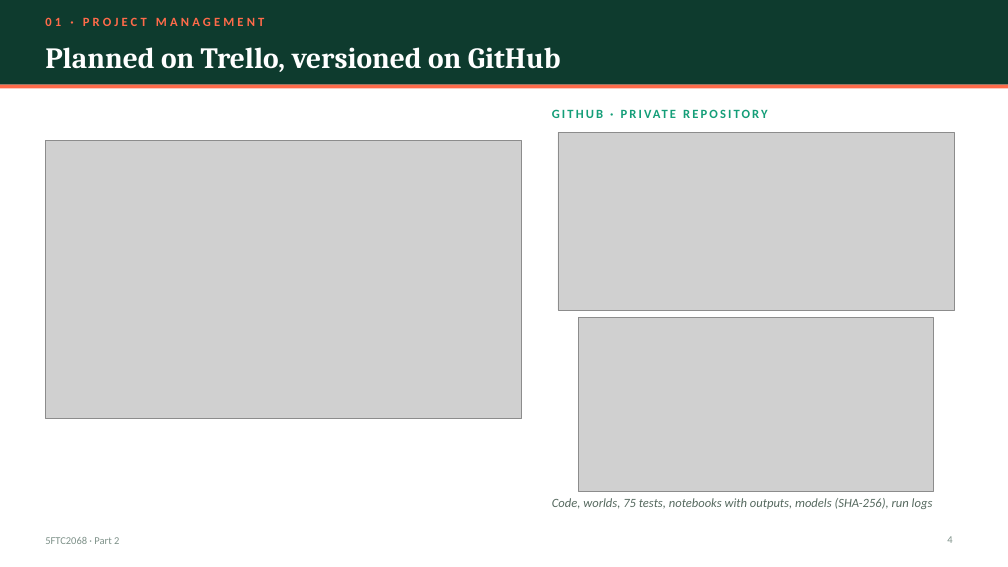
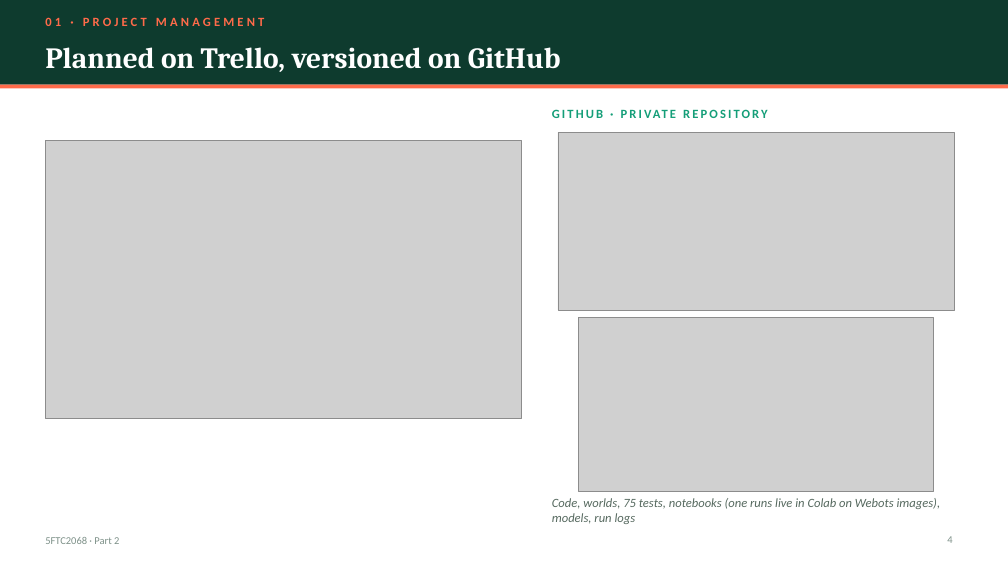
Before and after one commit to kris072008/webots-cnn-colour-detection, a slide deck: slide 4 of report/Krishna_Mahajan_106wucww_Part2_Presentation.pptx. Drawn at 1008x567 pixels with LibreOffice and Linux fonts; fonts in the diff are those of the drawing; grey boxes stand for pictures. Boxes give left, top, right and bottom in pixels: in the first picture for what was removed or moved away, otherwise in the second. Text is boxed around its words. In the diff, an @@ line names an element or a change of style, - is before the commit and + after.

Commit message:
Slides and report: mention the self-contained Colab detection notebook

```diff
--- a/report/Krishna_Mahajan_106wucww_Part2_Presentation.pptx
+++ b/report/Krishna_Mahajan_106wucww_Part2_Presentation.pptx
@@ text at (552,498,941,524): text changed @@
-Code, worlds, 75 tests, notebooks with outputs, models (SHA-256), run logs
+Code, worlds, 75 tests, notebooks (one runs live in Colab on Webots images), models, run logs
```
Also in this commit, not shown: 3 other files.
